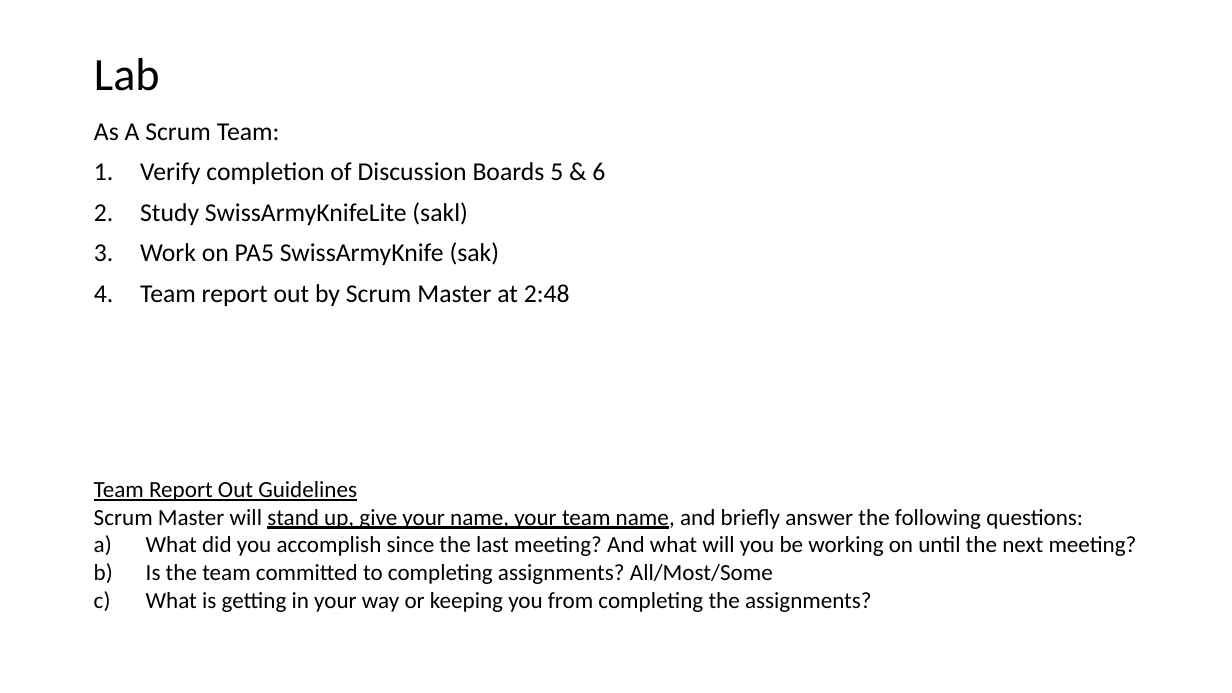
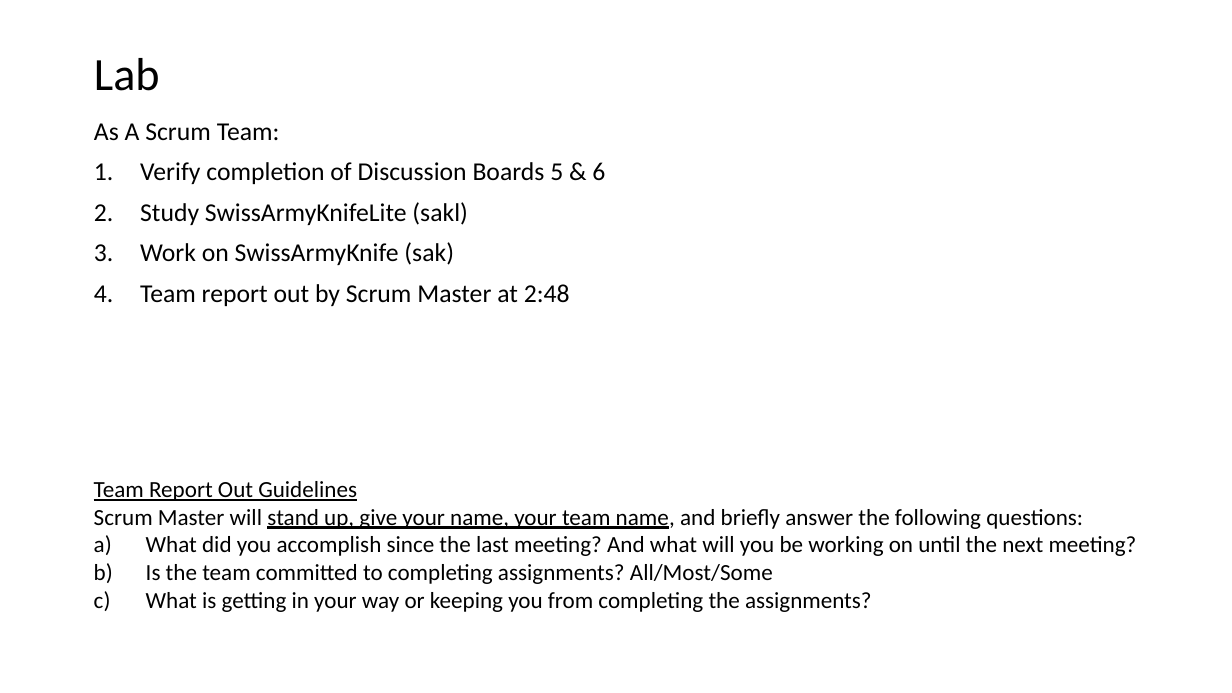
Before and after one commit to EricJPogue/CPSC-24500, a slide deck: slide 7 of lecture-slides/2019-10-30-oop.pptx. Drawn at 1232x693 pixels with LibreOffice and Linux fonts; fonts in the diff are those of the drawing. Boxes give left, top, right and bottom in pixels: in the first picture for what was removed or moved away, otherwise in the second. Text is boxed around its words. In the diff, an @@ line names an element or a change of style, - is before the commit and + after.

```diff
--- a/lecture-slides/2019-10-30-oop.pptx
+++ b/lecture-slides/2019-10-30-oop.pptx
@@ text at <box>140,242,454,265</box>: text changed @@
-3. Work on PA5 SwissArmyKnife (sak)
+3. Work on SwissArmyKnife (sak)
```
Also in this commit, not shown: 1 other slide changed, 1 other file.
